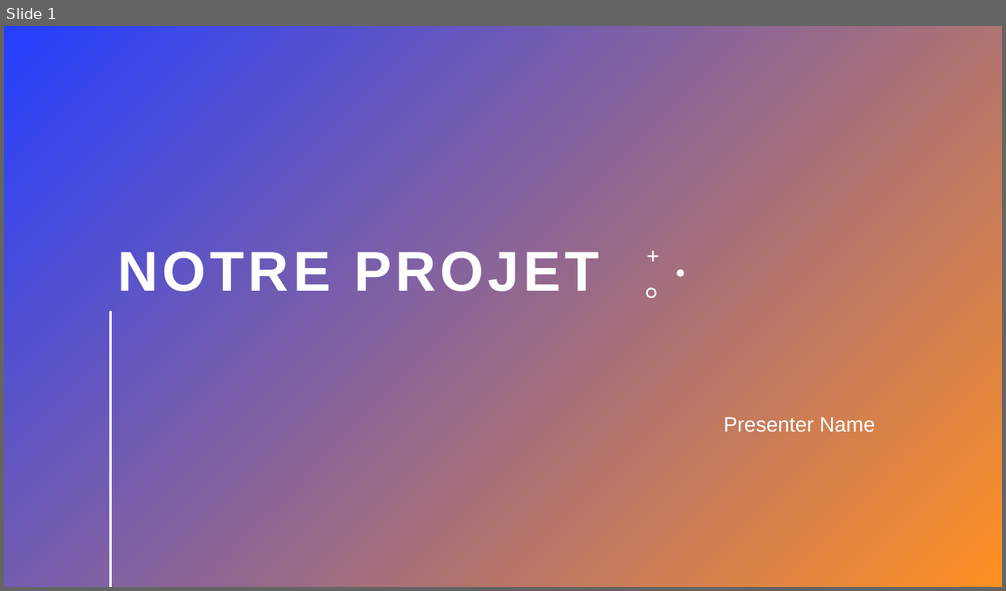
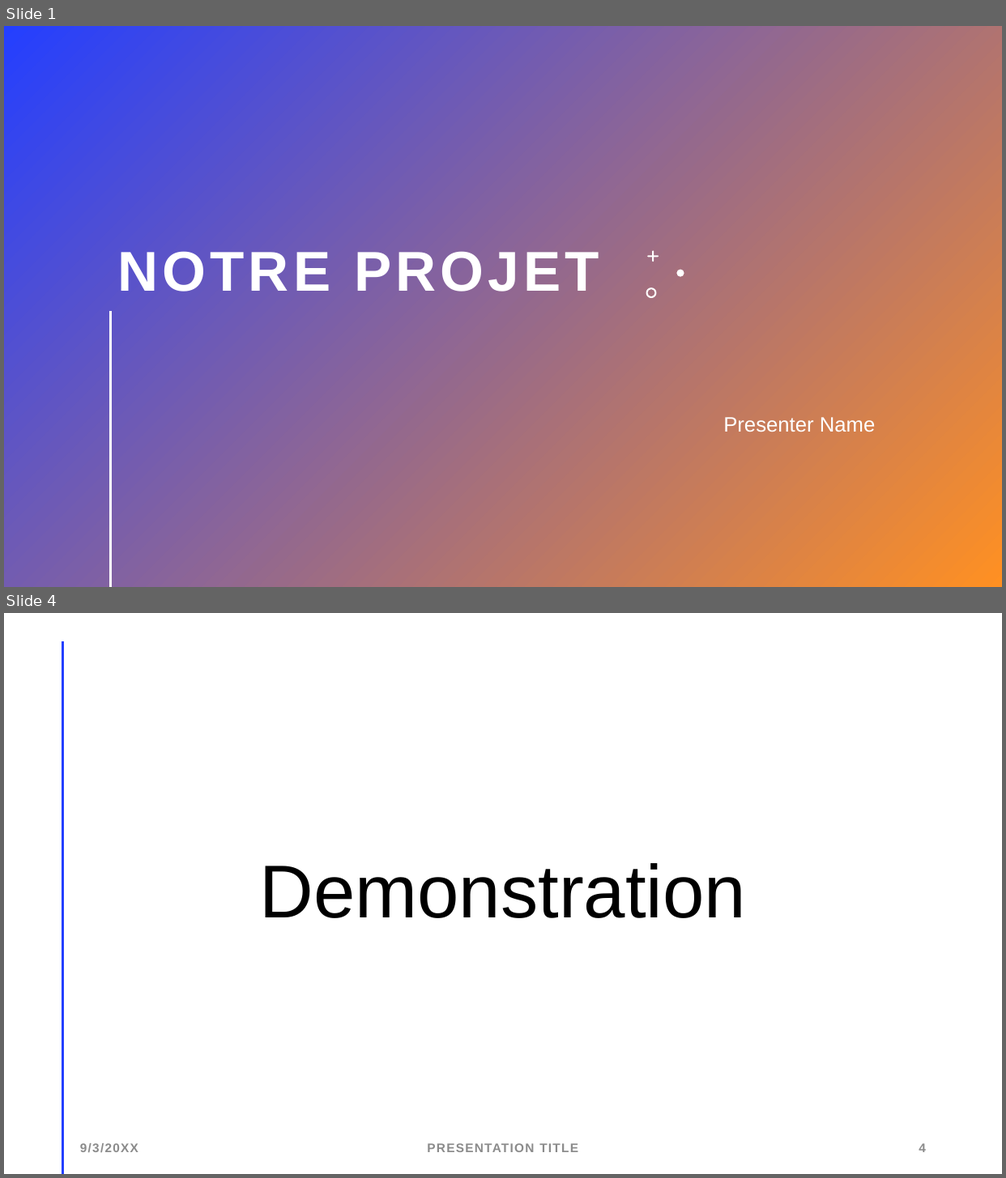
Before and after one commit to seiemens/snpt, a slide deck: doku/Notre Projet.pptx. Shown one above the other, each under a label of ours: slide 1 before the commit, slides 1 and 4 after it; the slides between them are not shown. The pictures are 1006x591 and 1006x1178 pixels, drawn with LibreOffice and Linux fonts; fonts in the diff are those of the drawing. Boxes give left, top, right and bottom in pixels: in the first picture for what was removed or moved away, otherwise in the second. Text is boxed around its words. In the diff, an @@ line names an element or a change of style, - is before the commit and + after.

```diff
--- a/doku/Notre Projet.pptx
+++ b/doku/Notre Projet.pptx
@@ slide 4 added at (4,613,1002,1174), background #FFFFFF @@
@@ line added from (62, 642) to (62, 1174), #FF9022 2 pt @@
@@ title added at (260,863,747,918), 72 pt, text #000000 @@
+Demonstration
@@ text added at (80,1144,138,1152), 12 pt, text #8C8C8C, bold @@
+9/3/20XX
@@ text added at (427,1144,578,1152), 12 pt, text #8C8C8C, bold @@
+PRESENTATION TITLE
@@ page number added at (918,1144,926,1152), 12 pt, text #8C8C8C, bold @@
+4
```
Also in this commit, not shown: 1 slide changed, 1 other slide added, 2 slides removed.
